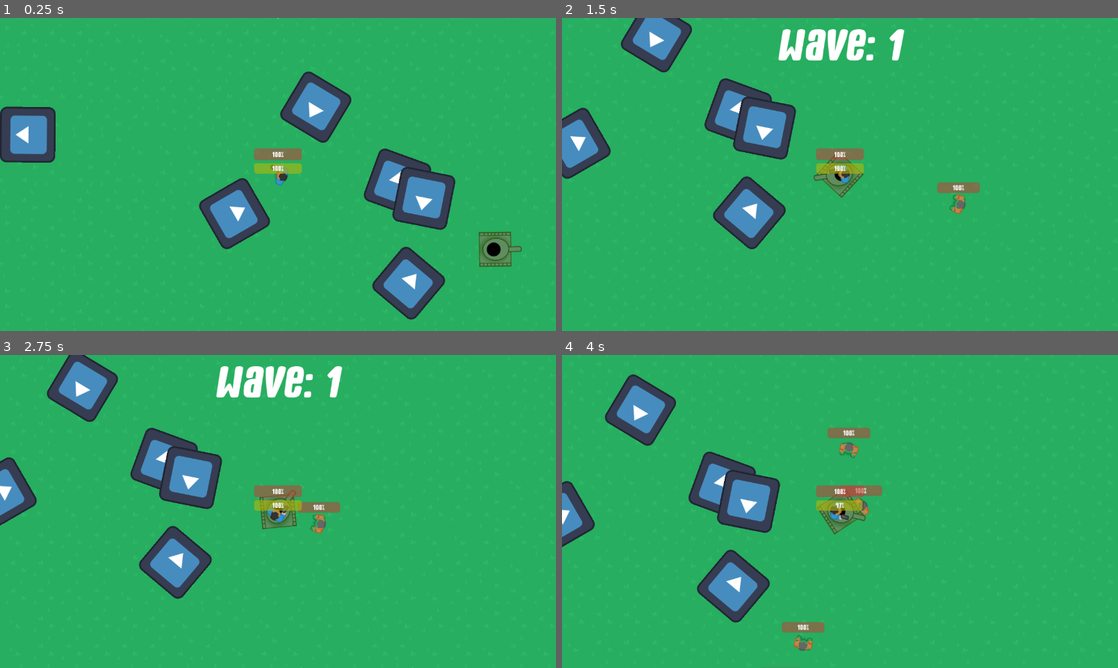
Above: before the commit, frames 1-4 (two rows, left to right).
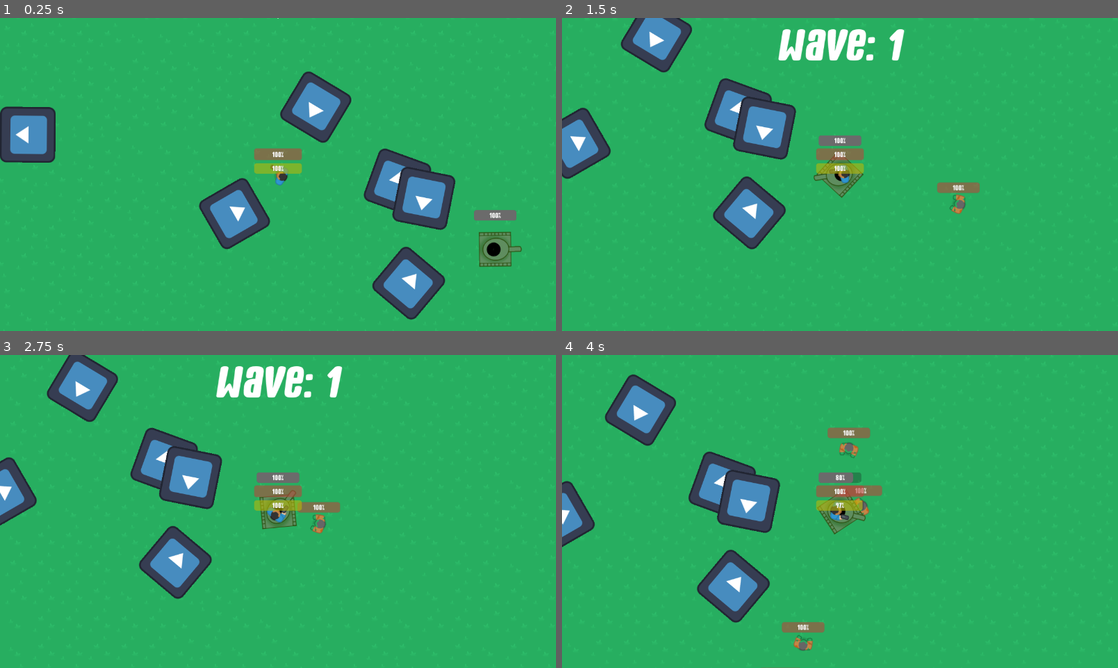
Above: after the commit, the same moments.

Repository: Coder2195/zombie-frenzy
Game: Godot game, scene res://scenes/game_scene.tscn
The game is run twice, just before and just after one commit, with the same random seed, the same clock (stepped at 60 frames per second) and the same inputs. The engine's default icon, where the game draws it, is replaced by a stand-in: a white triangle on a blue panel in a dark square.
Inputs (mouse positions are in pixels of both pictures, inside the frame that each line leads up to):
- Up to frame 1 (0.25 s): no input
- Up to frame 2 (1.5 s): move the mouse to (962, 158) at 0.52 s; hold D (right) 0.53-1.28 s; tap Space (dismount) at 0.6 s; tap E (use) at 0.8, 1.35 s; move the mouse to (728, 190) at 1.27 s; hold S (down) from 1.28 s (still down)
- Up to frame 3 (2.75 s): tap Space (dismount) at 1.55, 2.1 s; move the mouse to (333, 442) at 2.02 s; release S (down) at 2.03 s; hold D (right) from 2.03 s (still down); tap E (use) at 2.3 s
- Up to frame 4 (4 s): move the mouse to (812, 574) at 2.77 s; release D (right) at 2.78 s; hold W (up) 2.78-3.53 s; click (812, 574) at 2.85 s; tap Space (dismount) at 3.05 s; move the mouse to (1006, 558) at 3.52 s; hold A (left) from 3.53 s (still down); hold Shift (sprint) from 3.53 s (still down); tap E (use) at 3.8 s

The runs differ from the first frame. In frame 1, 0.3% of the frame differs, in the area x 85-93%, y 61-65%; in frame 2, 0.3%, in the area x 46-54%, y 37-41%; in frame 3, 0.3%; in frame 4, 0.3%.

Commit message:
durability bars

Diff:
--- a/sprites/game_scene/tank.tscn
+++ b/sprites/game_scene/tank.tscn
@@ -12,6 +12,18 @@
 
 [sub_resource type="RectangleShape2D" id="RectangleShape2D_xa5of"]
 size = Vector2(178, 176)
+
+[sub_resource type="StyleBoxFlat" id="StyleBoxFlat_axp4x"]
+content_margin_left = 2.0
+content_margin_top = 2.0
+content_margin_right = 2.0
+content_margin_bottom = 2.0
+bg_color = Color(0.42, 0.42, 0.42, 1)
+corner_radius_top_left = 6
+corner_radius_top_right = 6
+corner_radius_bottom_right = 6
+corner_radius_bottom_left = 6
+corner_detail = 6
 
 [node name="Tank" type="RigidBody2D" unique_id=1684360629]
 collision_layer = 32
@@ -50,3 +62,13 @@
 [node name="CollisionShape2D" type="CollisionShape2D" parent="Friction" unique_id=1746882745]
 position = Vector2(3, 3)
 shape = SubResource("RectangleShape2D_xa5of")
+
+[node name="Durability" type="ProgressBar" parent="." unique_id=1215778663]
+z_index = 100
+offset_left = -47.0
+offset_top = -90.0
+offset_right = 51.0
+offset_bottom = -66.0
+theme_override_styles/fill = SubResource("StyleBoxFlat_axp4x")
+step = 2.08165e-12
+rounded = true
--- a/sprites/game_scene/zombie.tscn
+++ b/sprites/game_scene/zombie.tscn
@@ -29,6 +29,8 @@
 radius = 50.0
 
 [node name="Area" type="Area2D" parent="." unique_id=348007153]
+collision_layer = 4
+collision_mask = 33
 
 [node name="Collision" type="CollisionShape2D" parent="Area" unique_id=585868066]
 position = Vector2(12.5, 0.5)
--- a/src/sprites/game_scene/vehicle.gd
+++ b/src/sprites/game_scene/vehicle.gd
@@ -6,6 +6,8 @@
 var durability: float = 100.0;
 
 func ride(player: Player):
+  if durability <= 0:
+    return ;
   passenger = player;
   player.set_collision_layer_value(6, false);
   player.vehicle = self ;
@@ -34,3 +36,13 @@
   apply_central_force(Vector2(0, 100000 * motion).rotated(rotation) - linear_velocity * 500);
   if passenger != null:
     passenger.position = self.position;
+  $Durability.value = durability;
+  $Durability.rotation = - rotation;
+  $Durability.global_position = self.global_position + Vector2(-$Durability.size.x / 2, -90);
+
+func damage(dmg: float):
+  durability -= dmg;
+  if durability <= 0:
+    if passenger != null:
+      dismount();
+    queue_free();
--- a/src/sprites/game_scene/zombie.gd
+++ b/src/sprites/game_scene/zombie.gd
@@ -62,5 +62,7 @@
 func try_hit():
   var hit = $Area.get_overlapping_bodies()
   for body in hit:
+    if body is Vehicle:
+      body.damage(10);
     if body is Player:
       body.damage(5);
Not shown: 1 places in sprites/game_scene/zombie.tscn that only renumber resources
